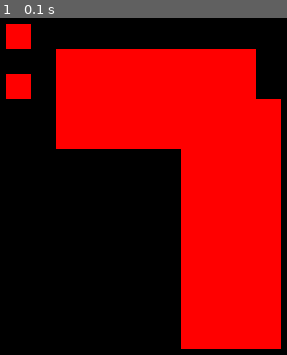
Above: before the commit, frame 1.
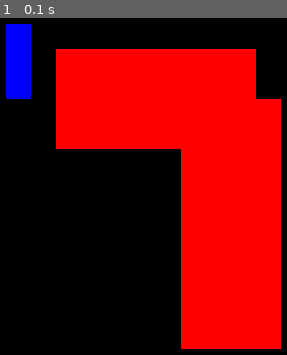
Above: after the commit, the same moment.

Repository: IsaacLemasleLucas/SimuPathPlanning
Game: pygame game, started from main.py
The game is run twice, just before and just after one commit, with the same random seed, the same clock (stepped at 60 frames per second) and the same inputs.
Inputs:
- Up to frame 1 (0.1 s): no input

The runs differ from the first frame. In frame 1, 1.9% of the frame differs, in the area x 2-11%, y 1-25%.

Commit message:
Add colors to the map

Diff:
--- a/Map.py
+++ b/Map.py
@@ -16,8 +16,8 @@
         self.free_param = file_dict["map"]["free_param"]
         self.occupy_param = file_dict["map"]["occupy_param"]
         self.block_param = file_dict["map"]["block_param"]
-        self.color_osbtacle = tuple(file_dict["color"]["obstacle"])
-        self.color_robot = tuple(file_dict["color"]["robot"])
+        self.color_osbtacle = tuple(file_dict["colors"]["obstacle"])
+        self.color_robot = tuple(file_dict["colors"]["robot"])
         self.map_ = self.initMap()
         self.fenetre_ = pygame.display.set_mode((self.windows_x_, self.windows_y_))
 
@@ -38,11 +38,11 @@
         for xi in range(len(self.map_)):
             for yi in range(len(self.map_[xi])):
                 if not self.check_free(xi,yi):
-
-                    pygame.draw.rect(self.fenetre_, self.color_osbtacle, (yi*self.scale_,
-                                                                          xi*self.scale_,
-                                                                          self.scale_,
-                                                                          self.scale_))
+                    color = self.getColor(xi,yi)
+                    pygame.draw.rect(self.fenetre_, color, (yi*self.scale_,
+                                                            xi*self.scale_,
+                                                            self.scale_,
+                                                            self.scale_))
 
     # ==================================
     # Modicaters and definers of the map
@@ -87,3 +87,11 @@
 
     def getMap(self,x, y):
         return(self.map_[x-1][y-1])
+
+    def getColor(self, x, y):
+        status = self.getMap(x, y)
+        switch = {
+            self.occupy_param : self.color_robot,
+            self.block_param : self.color_osbtacle
+        }
+        return switch.get(status,(255,255,255))
--- a/main.py
+++ b/main.py
@@ -23,22 +23,7 @@
     # Creation of the robot
     snoopy = Robot.Robot(my_map, 3, 4)
     spot = Robot.Robot(my_map,3,2)
-
-    my_map.printMap()
-
-    # Actions
-    my_map.printMap()
-    # time.sleep(3)
-    print("\n\n")
-    my_map.printMap()
-    # time.sleep(3)
-    snoopy.go_down(my_map)
-    snoopy.go_down(my_map)
-    snoopy.go_down(my_map)
-    snoopy.go_down(my_map)
-    snoopy.go_down(my_map)
-    snoopy.go_down(my_map)
-    print("\n\n")
+    nao = Robot.Robot(my_map,3,3)
     my_map.printMap()
 
 
--- a/param_map.json
+++ b/param_map.json
@@ -5,10 +5,10 @@
         "occupy_param" : "X",
         "block_param" : "B"
     },
-    "color":
+    "colors":
     {
         "obstacle": [255,0,0],
-        "robot": [0,255,0],
-        "goal":[0,0,255]
+        "robot": [0,0,255],
+        "goal":[0,255,0]
     }
 }
